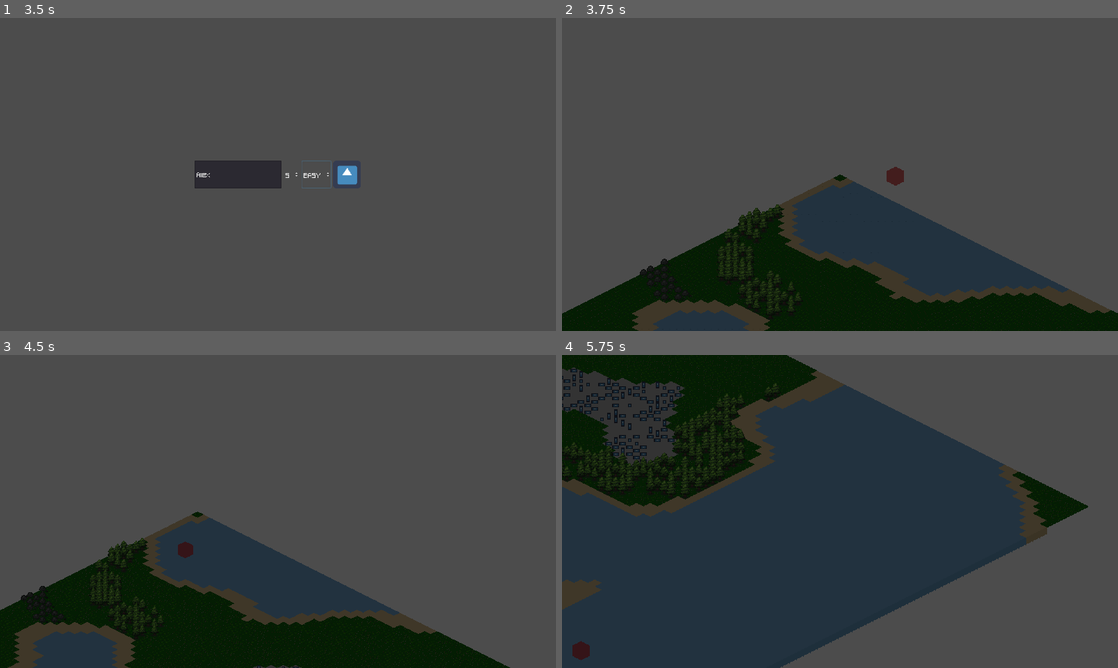
Above: before the commit, frames 1-4 (two rows, left to right).
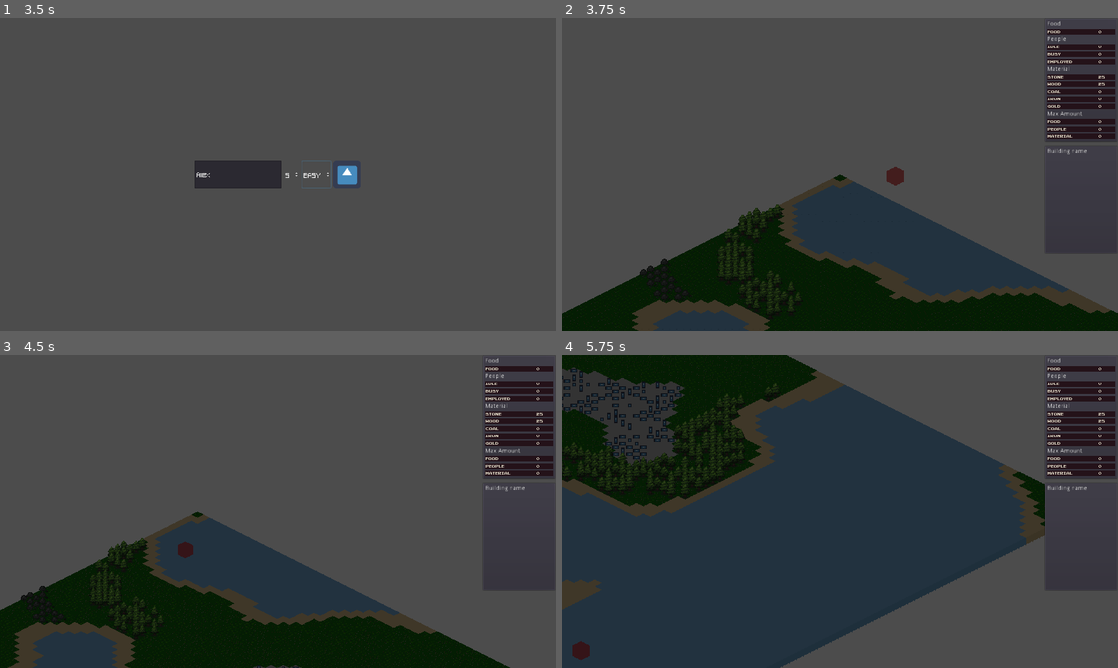
Above: after the commit, the same moments.

Repository: FilMer17/MightyTower
Game: Godot game, scene res://ui/menu/TitleMenu.tscn
Two runs of this game, one before a commit and one after it. Both use one fixed random seed, a clock stepped at 60 frames per second and the inputs below. The engine's default icon, where the game draws it, is replaced by a stand-in: a white triangle on a blue panel in a dark square.
Inputs (mouse positions are in pixels of both pictures, inside the frame that each line leads up to):
- Up to frame 1 (3.5 s): click "New Game" at 0.5 s; click (239, 174) at 1.27 s; type "Alex" at 1.35 s; click "EASY" at 2 s; click "EASY" at 2.75 s
- Up to frame 2 (3.75 s): click (906, 174) at 3.5 s
- Up to frame 3 (4.5 s): tap Enter at 4.25 s; move the mouse to (194, 552) at 4.27 s; hold Right (ui_right) from 4.28 s (still down); tap Mouse wheel down (scroll_down) at 4.35 s; click (194, 552) at 4.42 s
- Up to frame 4 (5.75 s): move the mouse to (578, 658) at 5.02 s; release Right (ui_right) at 5.03 s; hold Down (ui_down) from 5.03 s (still down); tap Mouse wheel up (scroll_up) at 5.1 s; click (578, 658) at 5.17 s

Frame 1 is identical in both runs. In frame 2, 2.7% of the frame differs, in the area x 87-100%, y 0-44%; in frame 3, 2.7%; in frame 4, 3.3%, in the area x 86-100%, y 0-58%.

Commit message:
Design HUD resources overview + building overview

Diff:
--- a/game/data/buildings/residences/Residence.tscn
+++ b/game/data/buildings/residences/Residence.tscn
@@ -29,8 +29,8 @@
 }
 cooldown = {
 "day": 0,
-"hour": 0,
-"minute": 5
+"hour": 2,
+"minute": 1
 }
 food_storage = 20
 material_storage = 50
--- a/game/data/buildings/workers/Lumberjack.tscn
+++ b/game/data/buildings/workers/Lumberjack.tscn
@@ -27,7 +27,7 @@
 }
 cooldown = {
 "day": 0,
-"hour": 0,
+"hour": 3,
 "minute": 1
 }
 type = 3
--- a/game/global/Scene.gd
+++ b/game/global/Scene.gd
@@ -10,6 +10,8 @@
 	"Game" : "/root/Game",
 	"GameCamera" : "/root/Game/GameCamera",
 	"Console" : "/root/Game/GameUI/Console",
+	"ResourcesOverview" : "/root/Game/GameUI/HUD/ResourcesOverview",
+	"BuildingOverview" : "/root/Game/GameUI/HUD/BuildingOverview",
 	"World" : "/root/Game/World",
 	"Settings" : "/root/Game/World/Settings",
 	"Time" : "/root/Game/World/Time",
--- a/game/source/buildings/Building.gd
+++ b/game/source/buildings/Building.gd
@@ -3,6 +3,7 @@
 class_name Building
 
 onready var cooldown_bar_scene := preload("res://ui/bar/CooldownBar.tscn")
+onready var building_info := preload("res://ui/popup/PopupBuildingInfo.gd")
 
 enum TYPE { residence, storage, house, worker }
 
@@ -12,6 +13,8 @@
 export var level: int = 1
 export var cooldown: Dictionary = { "day" : 0, "hour" : 0, "minute" : 1 }
 export(TYPE) var type: int = TYPE.residence
+
+onready var building_overview := Scene.search("BuildingOverview")
 
 onready var build_cont := $BuildingContainer
 onready var sprite := $BuildingContainer/Sprite as Sprite
@@ -24,6 +27,8 @@
 var progress = null
 
 var is_built: bool = false
+var is_hovered: bool = false
+
 var cld_temp: Dictionary = {}
 var cld_all_min: int = 0
 var cld_all_min_temp: int = 0
@@ -64,6 +69,12 @@
 				cld_all_min += cld_temp["hour"] * 60
 			2:
 				cld_all_min += cld_temp["minute"]
+
+	if Scene.search("Buildings").get_child_count() <= 1:
+		cld_all_min = 1
+		cld_temp["day"] = 0
+		cld_temp["hour"] = 0
+		cld_temp["minute"] = 1
 
 	cld_all_min_temp = cld_all_min
 
@@ -119,9 +130,16 @@
 func _on_Mouse_entered() -> void:
 	if not Scene.search("Map").in_builder:
 		sprite.material.set_shader_param("is_hovered", true)
+		is_hovered = true
+		_change_building_overview()
 
 func _on_Mouse_exited() -> void:
 	sprite.material.set_shader_param("is_hovered", false)
+	is_hovered = false
+	building_overview.clear_items()
+
+func _change_building_overview() -> void:
+	pass
 
 func _enter_tree():
 	if not $BuildingContainer:
--- a/game/source/buildings/types/Residence.gd
+++ b/game/source/buildings/types/Residence.gd
@@ -34,6 +34,15 @@
 	resources.add_resource("max_amount", material_storage, "material")
 	resources.add_resource("max_amount", people_storage, "people")
 
+func _change_building_overview() -> void:
+	var infos := {
+		"title" : alias,
+		"Food amount" : food_storage,
+		"People amount" : people_storage,
+		"Material amount" : material_storage
+	}
+	building_overview.update_info(infos)
+
 func _enter_tree() -> void:
 	._enter_tree()
 
--- a/game/source/buildings/types/Storage.gd
+++ b/game/source/buildings/types/Storage.gd
@@ -6,3 +6,11 @@
 
 export var capacity: int = 0
 export(USAGE) var usage: int = USAGE.food
+
+func _change_building_overview() -> void:
+	var infos := {
+		"title" : alias,
+		"Usage" : USAGE.keys()[usage],
+		"Capacity" : capacity
+	}
+	building_overview.update_info(infos)
--- a/game/source/buildings/types/Worker.gd
+++ b/game/source/buildings/types/Worker.gd
@@ -29,6 +29,15 @@
 		ready_help = false
 	return
 
+func _change_building_overview() -> void:
+	var infos := {
+		"title" : alias,
+		"Work type" : WORKTYPE.keys()[worktype],
+		"Capacity" : capacity,
+		"Reduction" : 100 - (help_with_cld * 100)
+	}
+	building_overview.update_info(infos)
+
 func _enter_tree() -> void:
 	._enter_tree()
 
--- a/game/source/data/Resources.gd
+++ b/game/source/data/Resources.gd
@@ -1,4 +1,6 @@
 extends Node
+
+onready var resources_overview := Scene.search("ResourcesOverview")
 
 export var food := 0
 export var people := {
@@ -7,8 +9,8 @@
 	"employed" : 0
 }
 export var material := {
+	"stone" : 0,
 	"wood" : 0,
-	"stone" : 0,
 	"coal" : 0,
 	"iron" : 0,
 	"gold" : 0
@@ -16,7 +18,7 @@
 export var max_amount := {
 	"food" : 0,
 	"people" : 0,
-	"material" : 0,
+	"material" : 0
 }
 
 var all_people := 0
@@ -28,20 +30,24 @@
 			if food > max_amount["food"]:
 				food = max_amount["food"]
 				_check_max_amount("food")
+				resources_overview.update_info("food")
 				return
 		"people":
 			if not resource == "":
 				people[resource] += number
 				_check_max_amount("people", resource)
+				resources_overview.update_info("people", resource)
 				return
 		"material":
 			if not resource == "":
 				material[resource] += number
 				_check_max_amount("material", resource)
+				resources_overview.update_info("material", resource)
 				return
 		"max_amount":
 			if not resource == "":
 				max_amount[resource] += number
+				resources_overview.update_info("max_amount", resource)
 				return
 
 	print(group + " or " + resource + " is wrong!")
--- a/game/source/data/Resources.tscn
+++ b/game/source/data/Resources.tscn
@@ -6,7 +6,8 @@
 script = ExtResource( 1 )
 material = {
 "coal": 0,
+"gold": 0,
 "iron": 0,
-"stone": 10,
-"wood": 10
+"stone": 25,
+"wood": 25
 }
--- a/game/source/game/Game.tscn
+++ b/game/source/game/Game.tscn
@@ -6,6 +6,8 @@
 [ext_resource path="res://source/game/Game.gd" type="Script" id=4]
 [ext_resource path="res://graphics/font/PixelFont.ttf" type="DynamicFontData" id=5]
 [ext_resource path="res://ui/menu/ExitMenu.tscn" type="PackedScene" id=6]
+[ext_resource path="res://ui/HUD/overview/BuildingOverview.tscn" type="PackedScene" id=7]
+[ext_resource path="res://ui/HUD/overview/ResourcesOverview.tscn" type="PackedScene" id=8]
 
 [sub_resource type="DynamicFont" id=1]
 size = 54
@@ -50,6 +52,15 @@
 [node name="ExitMenu" parent="GameUI" instance=ExtResource( 6 )]
 visible = false
 
+[node name="HUD" type="CanvasLayer" parent="GameUI"]
+
+[node name="ResourcesOverview" parent="GameUI/HUD" instance=ExtResource( 8 )]
+margin_bottom = -72.0
+
+[node name="BuildingOverview" parent="GameUI/HUD" instance=ExtResource( 7 )]
+margin_top = 293.0
+margin_bottom = -177.0
+
 [node name="GameCamera" parent="." instance=ExtResource( 2 )]
 pause_mode = 1
 current = true
--- a/game/source/map/Map.gd
+++ b/game/source/map/Map.gd
@@ -27,8 +27,8 @@
 
 func create_data(diffic: String) -> void:
 	terrain.create_terrain(diffic)
+	entities.create_entities(diffic)
 	builder.build("Residence")
-	entities.create_entities(diffic)
 
 func _input(event):
 	if event.is_action_pressed("ui_home") and !builder.sprite.visible:
--- a/game/source/map/builder/Builder.gd
+++ b/game/source/map/builder/Builder.gd
@@ -60,7 +60,7 @@
 		else:
 			in_menu = true
 			var menu = popup_place_menu.instance()
-			menu.rect_position = position + Vector2(30, -30)
+			menu.rect_position = position + Vector2(-36, -36)
 			$MenuContainer.add_child(menu)
 
 	if event.is_action_pressed("cancel_action") and sprite.visible:
--- a/game/source/map/builder/Builder.tscn
+++ b/game/source/map/builder/Builder.tscn
@@ -15,6 +15,7 @@
 [node name="Sprite" type="Sprite" parent="."]
 visible = false
 material = SubResource( 1 )
+z_index = -1
 
 [node name="MenuContainer" type="Node2D" parent="."]
 
--- a/game/source/map/buildings/Buildings.gd
+++ b/game/source/map/buildings/Buildings.gd
@@ -35,12 +35,18 @@
 func _pay_building_cost() -> bool:
 	var mater = resources.material
 	var output = "Cost "
+
+	if get_child_count() <= 0:
+		return true
+
 	for key in building.cost:
 		if mater[key] - building.cost[key] >= 0:
-			mater[key] -= building.cost[key]
+			resources.add_resource("material", -building.cost[key], key)
 			output += String(building.cost[key]) + "|" + key + " "
 		else:
 			print("Not enough resources!")
+			Scene.search("Console").write("Not enough resources")
 			return false
 	print(output + "was paid")
+	Scene.search("Console").write(output + "was paid")
 	return true
--- a/game/source/world/World.tscn
+++ b/game/source/world/World.tscn
@@ -14,11 +14,5 @@
 [node name="Time" parent="." instance=ExtResource( 3 )]
 
 [node name="Resources" parent="." instance=ExtResource( 4 )]
-material = {
-"coal": 0,
-"iron": 0,
-"stone": 10,
-"wood": 10
-}
 
 [node name="Map" parent="." instance=ExtResource( 1 )]
--- /dev/null
+++ b/game/ui/HUD/overview/BuildingOverview.gd
@@ -0,0 +1,24 @@
+extends Control
+
+onready var title := $PanelContainer/Container/Title
+onready var items_container := $PanelContainer/Container/ItemsContainer
+
+onready var info_item := preload("res://ui/game/item/InfoItem.tscn")
+
+func _ready() -> void:
+	clear_items()
+
+func update_info(infos: Dictionary) -> void:
+	clear_items()
+
+	title.text = infos["title"]
+	var __ = infos.erase("title")
+	for key in infos.keys():
+		var info = info_item.instance()
+		items_container.add_child(info)
+		info.get_node("Item").text = key
+		info.get_node("Number").text = str(infos[key])
+
+func clear_items() -> void:
+	for child in items_container.get_children():
+		child.queue_free()
--- /dev/null
+++ b/game/ui/HUD/overview/BuildingOverview.tscn
@@ -0,0 +1,40 @@
+[gd_scene load_steps=2 format=2]
+
+[ext_resource path="res://ui/HUD/overview/BuildingOverview.gd" type="Script" id=1]
+
+[node name="BuildingOverview" type="Control"]
+anchor_left = 1.0
+anchor_right = 1.0
+anchor_bottom = 1.0
+margin_left = -170.0
+margin_bottom = 6.10352e-05
+script = ExtResource( 1 )
+__meta__ = {
+"_edit_use_anchors_": false
+}
+
+[node name="PanelContainer" type="PanelContainer" parent="."]
+margin_right = 170.0
+margin_bottom = 250.0
+__meta__ = {
+"_edit_use_anchors_": false
+}
+
+[node name="Container" type="VBoxContainer" parent="PanelContainer"]
+margin_left = 7.0
+margin_top = 7.0
+margin_right = 163.0
+margin_bottom = 243.0
+__meta__ = {
+"_edit_use_anchors_": false
+}
+
+[node name="Title" type="Label" parent="PanelContainer/Container"]
+margin_right = 156.0
+margin_bottom = 14.0
+text = "Building name"
+
+[node name="ItemsContainer" type="VBoxContainer" parent="PanelContainer/Container"]
+margin_top = 18.0
+margin_right = 156.0
+margin_bottom = 18.0
--- /dev/null
+++ b/game/ui/HUD/overview/ResourcesOverview.gd
@@ -0,0 +1,28 @@
+extends Control
+
+onready var food_container := $PanelContainer/Container/FoodContainer
+onready var people_container := $PanelContainer/Container/PeopleContainer
+onready var material_container := $PanelContainer/Container/MaterialContainer
+onready var storage_container := $PanelContainer/Container/StorageContainer
+
+onready var resources := Scene.search("Resources")
+
+func _ready() -> void:
+	update_info("food")
+	for child in people_container.get_children():
+		update_info("people", child.name)
+	for child in material_container.get_children():
+		update_info("material", child.name)
+	for child in storage_container.get_children():
+		update_info("max_amount", child.name)
+
+func update_info(group: String, resource: String = "") -> void:
+	match group:
+		"food":
+			food_container.get_node("food").get_node("Number").text = str(resources.food)
+		"people":
+			people_container.get_node(resource).get_node("Number").text = str(resources.people[resource])
+		"material":
+			material_container.get_node(resource).get_node("Number").text = str(resources.material[resource])
+		"max_amount":
+			storage_container.get_node(resource).get_node("Number").text = str(resources.max_amount[resource])
--- /dev/null
+++ b/game/ui/HUD/overview/ResourcesOverview.tscn
@@ -0,0 +1,143 @@
+[gd_scene load_steps=3 format=2]
+
+[ext_resource path="res://ui/game/item/InfoItem.tscn" type="PackedScene" id=1]
+[ext_resource path="res://ui/HUD/overview/ResourcesOverview.gd" type="Script" id=2]
+
+[node name="ResourcesOverview" type="Control"]
+anchor_left = 1.0
+anchor_top = 0.5
+anchor_right = 1.0
+anchor_bottom = 0.5
+margin_left = -170.0
+margin_top = -360.0
+margin_bottom = 360.0
+script = ExtResource( 2 )
+__meta__ = {
+"_edit_use_anchors_": false
+}
+
+[node name="PanelContainer" type="PanelContainer" parent="."]
+margin_right = 170.0
+margin_bottom = 286.0
+__meta__ = {
+"_edit_use_anchors_": false
+}
+
+[node name="Container" type="VBoxContainer" parent="PanelContainer"]
+margin_left = 7.0
+margin_top = 7.0
+margin_right = 163.0
+margin_bottom = 279.0
+__meta__ = {
+"_edit_use_anchors_": false
+}
+
+[node name="Food" type="Label" parent="PanelContainer/Container"]
+margin_right = 156.0
+margin_bottom = 14.0
+text = "Food"
+
+[node name="FoodContainer" type="VBoxContainer" parent="PanelContainer/Container"]
+margin_top = 18.0
+margin_right = 156.0
+margin_bottom = 31.0
+
+[node name="food" parent="PanelContainer/Container/FoodContainer" instance=ExtResource( 1 )]
+margin_right = 156.0
+item = "food"
+
+[node name="People" type="Label" parent="PanelContainer/Container"]
+margin_top = 35.0
+margin_right = 156.0
+margin_bottom = 49.0
+text = "People"
+
+[node name="PeopleContainer" type="VBoxContainer" parent="PanelContainer/Container"]
+margin_top = 53.0
+margin_right = 156.0
+margin_bottom = 100.0
+
+[node name="idle" parent="PanelContainer/Container/PeopleContainer" instance=ExtResource( 1 )]
+margin_right = 156.0
+item = "idle"
+
+[node name="busy" parent="PanelContainer/Container/PeopleContainer" instance=ExtResource( 1 )]
+margin_top = 17.0
+margin_right = 156.0
+margin_bottom = 30.0
+item = "busy"
+
+[node name="employed" parent="PanelContainer/Container/PeopleContainer" instance=ExtResource( 1 )]
+margin_top = 34.0
+margin_right = 156.0
+margin_bottom = 47.0
+item = "employed"
+
+[node name="Material" type="Label" parent="PanelContainer/Container"]
+margin_top = 104.0
+margin_right = 156.0
+margin_bottom = 118.0
+text = "Material"
+
+[node name="MaterialContainer" type="VBoxContainer" parent="PanelContainer/Container"]
+margin_top = 122.0
+margin_right = 156.0
+margin_bottom = 203.0
+
+[node name="stone" parent="PanelContainer/Container/MaterialContainer" instance=ExtResource( 1 )]
+margin_right = 156.0
+item = "Stone"
+
+[node name="wood" parent="PanelContainer/Container/MaterialContainer" instance=ExtResource( 1 )]
+margin_top = 17.0
+margin_right = 156.0
+margin_bottom = 30.0
+item = "wood"
+
+[node name="coal" parent="PanelContainer/Container/MaterialContainer" instance=ExtResource( 1 )]
+margin_top = 34.0
+margin_right = 156.0
+margin_bottom = 47.0
+item = "coal"
+
+[node name="iron" parent="PanelContainer/Container/MaterialContainer" instance=ExtResource( 1 )]
+margin_top = 51.0
+margin_right = 156.0
+margin_bottom = 64.0
+item = "iron"
+
+[node name="gold" parent="PanelContainer/Container/MaterialContainer" instance=ExtResource( 1 )]
+margin_top = 68.0
+margin_right = 156.0
+margin_bottom = 81.0
+item = "gold"
+
+[node name="Storage" type="Label" parent="PanelContainer/Container"]
+margin_top = 207.0
+margin_right = 156.0
+margin_bottom = 221.0
+text = "Max Amount"
+
+[node name="StorageContainer" type="VBoxContainer" parent="PanelContainer/Container"]
+margin_top = 225.0
+margin_right = 156.0
+margin_bottom = 272.0
+__meta__ = {
+"_edit_use_anchors_": false
+}
+
+[node name="food" parent="PanelContainer/Container/StorageContainer" instance=ExtResource( 1 )]
+margin_right = 156.0
+item = "food"
+
+[node name="people" parent="PanelContainer/Container/StorageContainer" instance=ExtResource( 1 )]
+margin_top = 17.0
+margin_right = 156.0
+margin_bottom = 30.0
+item = "people"
+
+[node name="material" parent="PanelContainer/Container/StorageContainer" instance=ExtResource( 1 )]
+margin_top = 34.0
+margin_right = 156.0
+margin_bottom = 47.0
+item = "material"
--- /dev/null
+++ b/game/ui/game/item/InfoItem.gd
@@ -0,0 +1,8 @@
+extends Panel
+
+export var item: String = ""
+export var number: int = 0
+
+func _ready() -> void:
+	$Item.text = item
+	$Number.text = str(number)
--- /dev/null
+++ b/game/ui/game/item/InfoItem.tscn
@@ -0,0 +1,35 @@
+[gd_scene load_steps=3 format=2]
+
+[ext_resource path="res://graphics/theme/Info.theme" type="Theme" id=1]
+[ext_resource path="res://ui/game/item/InfoItem.gd" type="Script" id=2]
+
+[node name="InfoItem" type="Panel"]
+margin_right = 97.0
+margin_bottom = 13.0
+rect_min_size = Vector2( 0, 13 )
+theme = ExtResource( 1 )
+script = ExtResource( 2 )
+__meta__ = {
+"_edit_use_anchors_": false
+}
+
+[node name="Item" type="Label" parent="."]
+anchor_bottom = 1.0
+margin_left = 1.0
+margin_right = 49.0
+text = "stone"
+valign = 1
+__meta__ = {
+"_edit_use_anchors_": false
+}
+
+[node name="Number" type="Label" parent="."]
+anchor_left = 1.0
+anchor_right = 1.0
+anchor_bottom = 1.0
+margin_left = -38.0
+text = "0"
+valign = 1
+__meta__ = {
+"_edit_use_anchors_": false
+}
--- /dev/null
+++ b/game/ui/popup/PopupBuildingInfo.gd
@@ -0,0 +1,12 @@
+extends PopupPanel
+
+onready var info_item := preload("res://ui/game/item/InfoItem.tscn")
+
+func _ready():
+	visible = true
+
+func add_item(item: String, number: int) -> void:
+	var info = info_item.instance()
+	info.get_node("Item").text = item
+	info.get_node("Number").text = str(number)
+	$VContainer.add_child(info)
--- /dev/null
+++ b/game/ui/popup/PopupBuildingInfo.tscn
@@ -0,0 +1,32 @@
+[gd_scene load_steps=4 format=2]
+
+[ext_resource path="res://ui/popup/PopupBuildingInfo.gd" type="Script" id=1]
+[ext_resource path="res://graphics/theme/Info.theme" type="Theme" id=2]
+
+[sub_resource type="StyleBoxFlat" id=1]
+bg_color = Color( 0.145098, 0.0745098, 0.101961, 1 )
+
+[node name="PopupBuildingInfo" type="PopupPanel"]
+margin_right = 85.0
+margin_bottom = 12.0
+theme = ExtResource( 2 )
+custom_styles/panel = SubResource( 1 )
+script = ExtResource( 1 )
+__meta__ = {
+"_edit_use_anchors_": false
+}
+
+[node name="VContainer" type="VBoxContainer" parent="."]
+margin_right = 85.0
+margin_bottom = 12.0
+__meta__ = {
+"_edit_use_anchors_": false
+}
+
+[node name="Title" type="Label" parent="VContainer"]
+margin_right = 85.0
+margin_bottom = 12.0
+text = "Residence"
+align = 1
+valign = 1
+autowrap = true
Binary file added: game/graphics/theme/Info.theme
Not shown: 1 places in game/source/game/Game.tscn that only renumber resources
